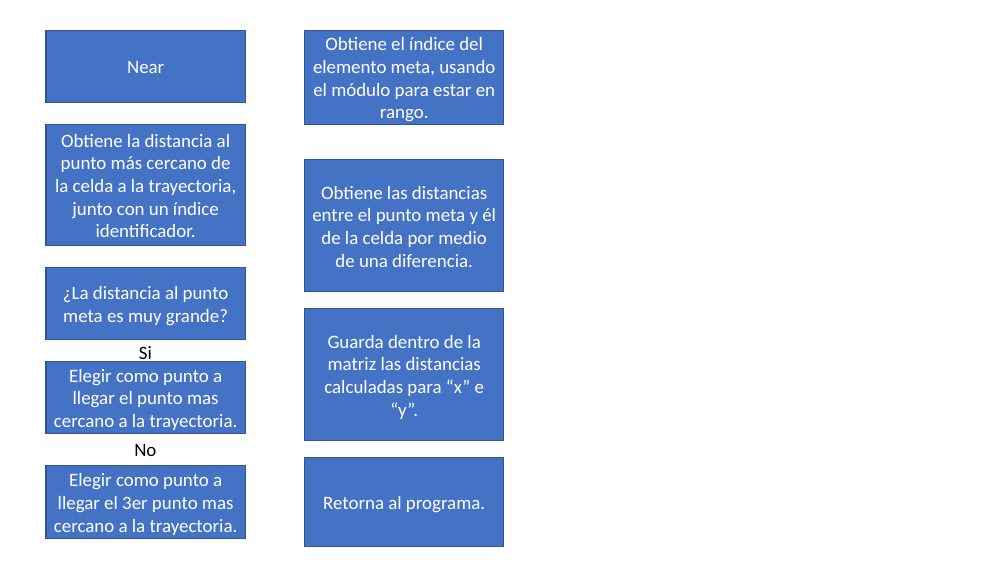
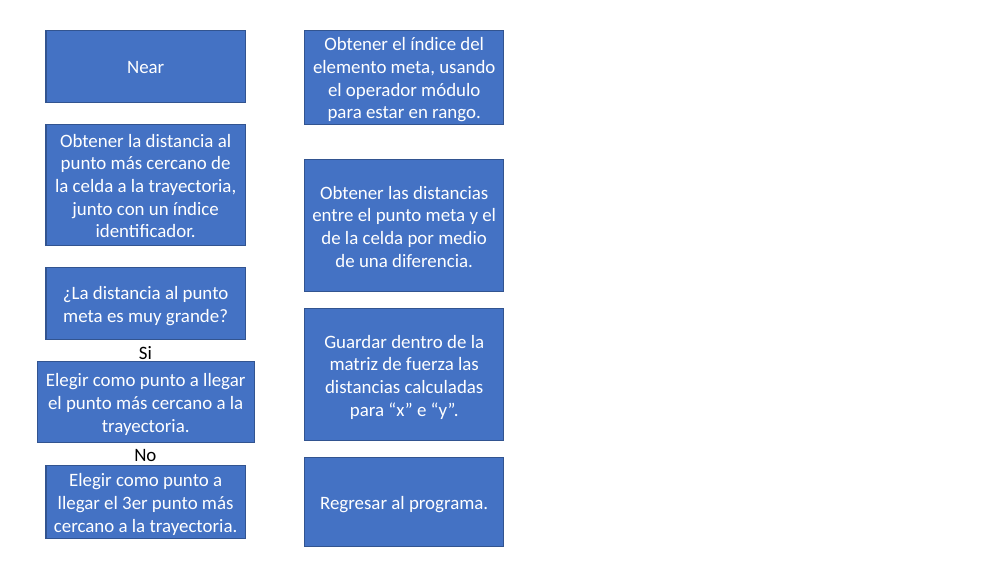
Before and after one commit to lfzarazuaa/Tesis_Lider_Seguidor, a slide deck: slide 2 of Diagramas_de_flujo.pptx. Drawn at 1008x567 pixels with LibreOffice and Linux fonts; fonts in the diff are those of the drawing. Boxes give left, top, right and bottom in pixels: in the first picture for what was removed or moved away, otherwise in the second. Text is boxed around its words. In the diff, an @@ line names an element or a change of style, - is before the commit and + after.

```diff
--- a/Diagramas_de_flujo.pptx
+++ b/Diagramas_de_flujo.pptx
@@ text in rectangle at <box>313,37,495,122</box>: text changed @@
-Obtiene el índice del elemento meta, usando el módulo para estar en rango.
+Obtener el índice del elemento meta, usando el operador módulo para estar en rango.
@@ text in rectangle at <box>55,134,237,237</box>: text changed @@
-Obtiene la distancia al punto más cercano de la celda a la trayectoria, junto con un índice identificador.
+Obtener la distancia al punto más cercano de la celda a la trayectoria, junto con un índice identificador.
@@ text in rectangle at <box>312,186,496,267</box>: text changed @@
-Obtiene las distancias entre el punto meta y él de la celda por medio de una diferencia.
+Obtener las distancias entre el punto meta y el de la celda por medio de una diferencia.
@@ text in rectangle at <box>324,335,484,419</box>: text changed @@
-Guarda dentro de la matriz las distancias calculadas para “x” e “y”.
+Guardar dentro de la matriz de fuerza las distancias calculadas para “x” e “y”.
@@ rectangle "Elegir como punto a llegar ...": place and size @@
-rectangle "Elegir como punto a llegar ..." at <box>46,361,246,434</box>
+rectangle "Elegir como punto a llegar ..." at <box>37,361,254,443</box>
@@ text in rectangle at <box>46,373,245,435</box>: text changed @@
-Elegir como punto a llegar el punto mas cercano a la trayectoria.
+Elegir como punto a llegar el punto más cercano a la trayectoria.
@@ text "No" rewrapped from <box>134,444,156,456</box> to <box>134,449,156,467</box> @@
@@ text in rectangle at <box>54,473,238,535</box>: text changed @@
-Elegir como punto a llegar el 3er punto mas cercano a la trayectoria.
+Elegir como punto a llegar el 3er punto más cercano a la trayectoria.
@@ text in rectangle at <box>320,496,488,513</box>: text changed @@
-Retorna al programa.
+Regresar al programa.
```
Also in this commit, not shown: 7 other slides changed, 6 slides added.
